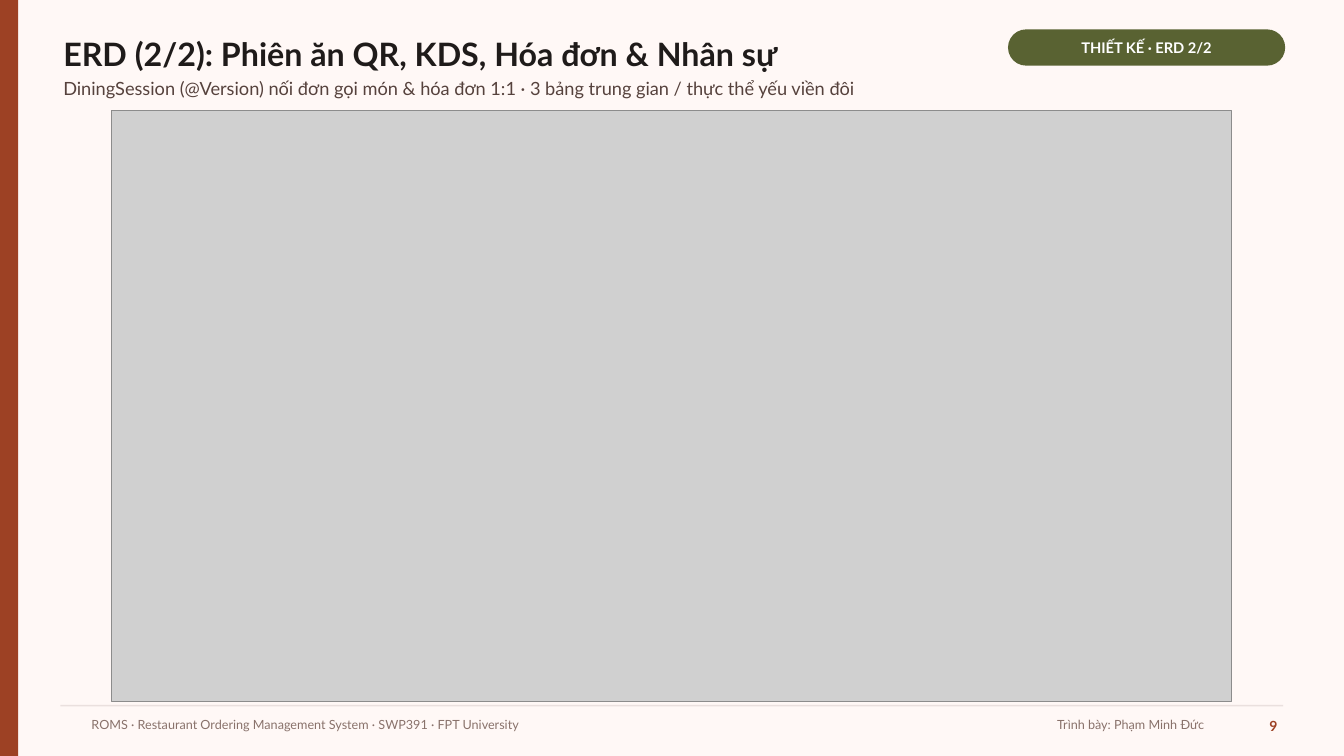
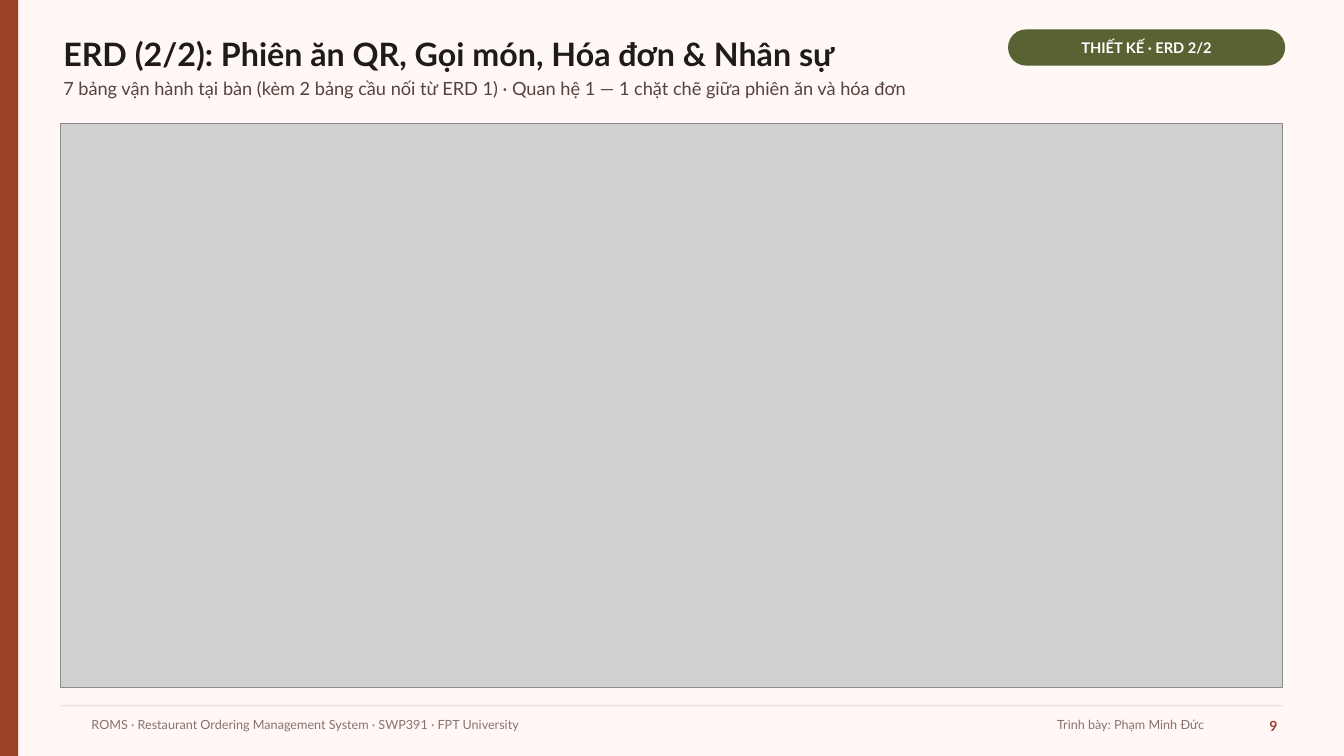
Before and after one commit to GROUP6-ROMS/Restaurant-Ordering-Management-System-ROMS, a slide deck: slide 9 of slide/ROMS_Bao_ve_SWP391.pptx. Drawn at 1344x756 pixels with LibreOffice and Linux fonts; fonts in the diff are those of the drawing; grey boxes stand for pictures; background and template pictures are left out. Boxes give left, top, right and bottom in pixels: in the first picture for what was removed or moved away, otherwise in the second. Text is boxed around its words. In the diff, an @@ line names an element or a change of style, - is before the commit and + after.

```diff
--- a/slide/ROMS_Bao_ve_SWP391.pptx
+++ b/slide/ROMS_Bao_ve_SWP391.pptx
@@ text at (x1=63, y1=41, x2=834, y2=72): text changed @@
-ERD (2/2): Phiên ăn QR, KDS, Hóa đơn & Nhân sự
+ERD (2/2): Phiên ăn QR, Gọi món, Hóa đơn & Nhân sự
@@ text at (x1=63, y1=80, x2=905, y2=99): text changed @@
-DiningSession (@Version) nối đơn gọi món & hóa đơn 1:1 · 3 bảng trung gian / thực thể yếu viền đôi
+7 bảng vận hành tại bàn (kèm 2 bảng cầu nối từ ERD 1) · Quan hệ 1 — 1 chặt chẽ giữa phiên ăn và hóa đơn
@@ picture resized from (x1=112, y1=111, x2=1232, y2=702) to (x1=60, y1=124, x2=1282, y2=689) @@
```
Also in this commit, not shown: 1 other slide changed, 4 other files.
